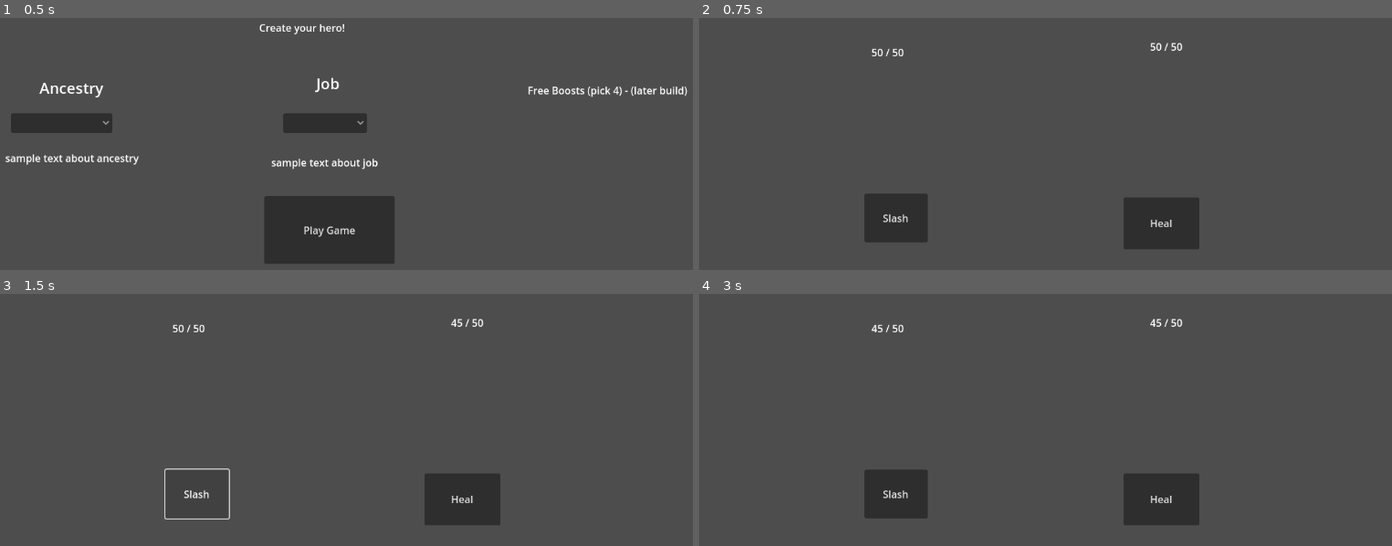
Above: before the commit, frames 1-4 (two rows, left to right).
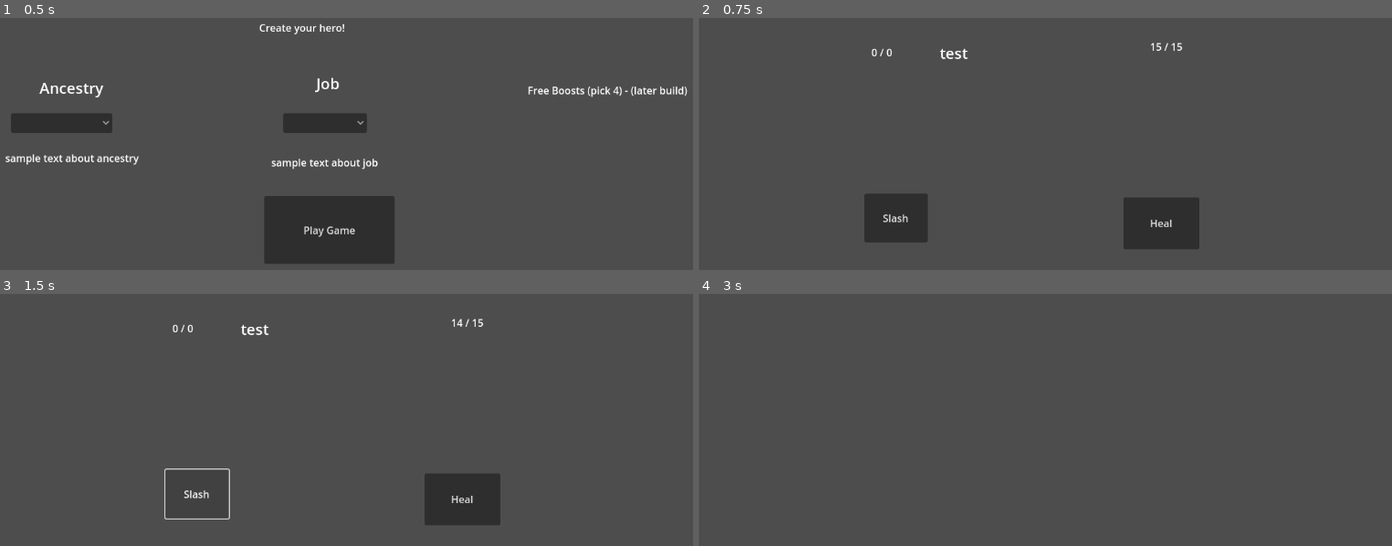
Above: after the commit, the same moments.

Repository: CawsualCrow/Capstone
Game: Godot game, scene res://Scenes/main.tscn
The game is run twice, just before and just after one commit, with the same random seed, the same clock (stepped at 60 frames per second) and the same inputs.
Inputs:
- Up to frame 1 (0.5 s): no input
- Up to frame 2 (0.75 s): click "Play Game" at 0.5 s
- Up to frame 3 (1.5 s): click "Slash" at 1.25 s
- Up to frame 4 (3 s): tap Enter at 2.75 s

Frame 1 is identical in both runs. In frame 2, 0.2% of the frame differs, in the area x 24-70%, y 9-17%; in frame 3, 0.2%; in frame 4, 4.1%, in the area x 23-73%, y 9-92%.

Commit message:
sleepy
fighty work good now

Diff:
--- a/samplecombatloop - Copy/Scenes/main.tscn
+++ b/samplecombatloop - Copy/Scenes/main.tscn
@@ -18,13 +18,11 @@
 
 [node name="Player_Character" parent="." instance=ExtResource("2_bo1nx")]
 is_player = true
-cur_health = 50
-max_health = 50
 combat_actions = Array[ExtResource("3_21xkr")]([ExtResource("4_6bp64"), ExtResource("5_344ge"), ExtResource("6_ynf5e")])
 
 [node name="AI_Character" parent="." instance=ExtResource("2_bo1nx")]
-cur_health = 50
-max_health = 50
+cur_health = 15
+max_health = 15
 combat_actions = Array[ExtResource("3_21xkr")]([ExtResource("4_6bp64"), ExtResource("5_344ge"), ExtResource("6_ynf5e")])
 
 [node name="HUD" type="CanvasLayer" parent="."]
@@ -59,7 +57,16 @@
 offset_bottom = 188.0
 script = ExtResource("8_344ge")
 
+[node name="Text_Output" type="Label" parent="HUD"]
+offset_left = 412.0
+offset_top = 170.0
+offset_right = 683.0
+offset_bottom = 260.0
+theme_override_font_sizes/font_size = 24
+text = "test"
+
 [node name="Character Creator" type="CanvasLayer" parent="."]
+visible = false
 
 [node name="CC_Title" type="Label" parent="Character Creator"]
 offset_left = 441.0
@@ -138,8 +145,51 @@
 offset_bottom = 520.0
 text = "Play Game"
 
+[node name="Level_Up_Screen" type="CanvasLayer" parent="."]
+visible = false
+
+[node name="LevelUpTitle" type="Label" parent="Level_Up_Screen"]
+offset_left = 427.0
+offset_top = 147.0
+offset_right = 695.0
+offset_bottom = 189.0
+theme_override_font_sizes/font_size = 30
+text = "You gained a level!"
+
+[node name="Label" type="Label" parent="Level_Up_Screen"]
+offset_left = 289.0
+offset_top = 269.0
+offset_right = 832.0
+offset_bottom = 338.0
+theme_override_font_sizes/font_size = 24
+text = "Choose an Ability Modifier to increase:"
+
+[node name="Finish_Level_Up" type="Button" parent="Level_Up_Screen"]
+offset_left = 472.0
+offset_top = 510.0
+offset_right = 688.0
+offset_bottom = 599.0
+theme_override_font_sizes/font_size = 24
+text = "Next Combat!"
+
+[node name="Stat_boost" type="OptionButton" parent="Level_Up_Screen"]
+offset_left = 290.0
+offset_top = 302.0
+offset_right = 439.0
+offset_bottom = 361.0
+item_count = 4
+popup/item_0/text = "Strength"
+popup/item_0/id = 0
+popup/item_1/text = "Dexterity"
+popup/item_1/id = 1
+popup/item_2/text = "Constitution"
+popup/item_2/id = 2
+popup/item_3/text = "Intelligence"
+popup/item_3/id = 3
+
 [connection signal="health_change" from="Player_Character" to="." method="_on_player_character_health_change"]
 [connection signal="health_depleted" from="Player_Character" to="." method="_on_player_character_health_depleted"]
+[connection signal="leveled_up" from="Player_Character" to="." method="_on_player_character_leveled_up"]
 [connection signal="health_change" from="AI_Character" to="." method="_on_ai_character_health_change"]
 [connection signal="health_depleted" from="AI_Character" to="." method="_on_ai_character_health_depleted"]
 [connection signal="pressed" from="HUD/Slash" to="." method="_on_slash_pressed"]
@@ -147,3 +197,6 @@
 [connection signal="item_selected" from="Character Creator/Ancestry_Selection" to="Player_Character" method="_on_ancestry_selection_item_selected"]
 [connection signal="item_selected" from="Character Creator/Job_Selection" to="Player_Character" method="_on_job_selection_item_selected"]
 [connection signal="pressed" from="Character Creator/Start_Game" to="." method="_on_start_game_pressed"]
+[connection signal="pressed" from="Level_Up_Screen/Finish_Level_Up" to="." method="_on_finish_level_up_pressed"]
+[connection signal="pressed" from="Level_Up_Screen/Finish_Level_Up" to="Player_Character" method="_on_finish_level_up_pressed"]
+[connection signal="item_selected" from="Level_Up_Screen/Stat_boost" to="Player_Character" method="_on_option_button_item_selected"]
--- a/samplecombatloop - Copy/Scripts/character.gd
+++ b/samplecombatloop - Copy/Scripts/character.gd
@@ -8,20 +8,25 @@
 signal OnHeal (health: int)
 signal health_change
 signal health_depleted
+signal leveled_up
 
 @export var is_player : bool
 
 # @export var ancestry : Ancestry
 # @export var job : Job
 
-@export var strength_bonus : int
-@export var intelligence_bonus : int
-@export var constitution_bonus : int
+var ancestry : int # 0 = human, 1 = dwarf, 2 = elf
+var job : int # 0 = fighter, 1 = rogue, 2 = mage
 
-@export var cur_health : int
+@export var strength_bonus : int # increase damage
+@export var dexterity_bonus : int # increase ac
+@export var constitution_bonus : int # increase health
+@export var intelligence_bonus : int # increase heal
+
+@export var cur_health : int # cur / max
 @export var max_health : int
 
-# @export var armor_class : int
+@export var armor_class : int # determine if hit
 
 @export var combat_actions : Array[CombatAction]
 
@@ -58,7 +63,6 @@
 		health_depleted.emit()
 
 
-
 func heal (amount : int):
 	cur_health += amount
 	if (cur_health >= max_health):
@@ -66,10 +70,16 @@
 	health_change.emit()
 
 func cast_combat_action (action : CombatAction, opponent : Character):
+	var dmg = randi_range(1, 8) # doubles as heal value
+
 	if (action.heal_amount > 0):
-		heal(action.heal_amount + intelligence_bonus)
+		action.heal_amount = (dmg + intelligence_bonus)
+		heal(action.heal_amount)
+		print("Heal for %s points! (roll %s + %s)" % [str(action.heal_amount), str(dmg), str(intelligence_bonus)])
 	if (action.melee_damage > 0):
-		opponent.take_damage(action.melee_damage + strength_bonus)
+		action.melee_damage = (dmg + strength_bonus)
+		opponent.take_damage(action.melee_damage)
+		print("Take %s damage! (roll %s + %s)" % [str(action.melee_damage), str(dmg), str(strength_bonus)])
 
 func _play_audio (steam : AudioStream):
 	pass
@@ -78,27 +88,74 @@
 
 func _on_ancestry_selection_item_selected(index: int) -> void:
 	# Ancestry Bonuses
-	if (index == 0):
+	if(!is_player):
 		pass
-		# human, no bonus for now
-	elif (index == 1):
-		# dwarf
-		strength_bonus += 5
 	else:
-		# elf
-		intelligence_bonus += 5
+		ancestry = index
+		if (index == 0): # HUMAN
+			cur_health += 8
+			max_health += 8
+			# add modifier bonuses later
+		elif (index == 1): # DWARF
+			strength_bonus += 1
+			constitution_bonus += 1
+			cur_health += 10
+			max_health += 10
+		else: # ELF
+			dexterity_bonus += 1
+			intelligence_bonus += 1
+			cur_health += 6
+			max_health += 6
 
 
 func _on_job_selection_item_selected(index: int) -> void:
 	# Job Bonuses
-	if (index == 0):
-		max_health += 5
-		cur_health += 5
-		# fighter
-	elif (index == 1):
-		# rogue
-		strength_bonus += 5
+	if (!is_player):
+		pass
 	else:
-		# mage
-		strength_bonus -= 2
-		intelligence_bonus += 5
+		job = index
+		if (index == 0): # FIGHTER
+			max_health += (10 + constitution_bonus)
+			cur_health += (10 + constitution_bonus)
+			strength_bonus += 1
+		elif (index == 1): # ROGUE
+			cur_health += (8 + constitution_bonus)
+			max_health += (8 + constitution_bonus)
+			strength_bonus += 1
+		else: # MAGE
+			strength_bonus -= 1
+			intelligence_bonus += 1
+			cur_health += (6 + constitution_bonus)
+			max_health += (6 + constitution_bonus)
+
+
+
+func _on_option_button_item_selected(index: int) -> void:
+	# Ability Modifier Increase
+	if (!is_player):
+		pass
+	else:
+		if (index == 0): # STRENGTH
+			strength_bonus += 1
+		elif (index == 1): # DEXTERITY
+			dexterity_bonus += 1
+		elif (index == 2): # CONSTITUTION
+			constitution_bonus += 1
+		else: # INTELLIGENCE
+			intelligence_bonus += 1
+
+
+func _on_finish_level_up_pressed() -> void:
+	if (!is_player):
+		pass
+	else:
+		if (job == 0): # FIGHTER
+			cur_health += (10 + constitution_bonus)
+			max_health += (10 + constitution_bonus)
+		elif (job == 1): # ROGUE
+			cur_health += (8 + constitution_bonus)
+			max_health += (8 + constitution_bonus)
+		else: # MAGE
+			cur_health += (6 + constitution_bonus)
+			max_health += (6 + constitution_bonus)
+		leveled_up.emit()
--- a/samplecombatloop - Copy/Scripts/game_manager.gd
+++ b/samplecombatloop - Copy/Scripts/game_manager.gd
@@ -14,21 +14,16 @@
 
 # add end of game upon true
 var game_over : bool = false
+var combat_over : bool = false
 
 func _ready():
 	$"Character Creator".show()
 	$HUD.hide()
+	$Level_Up_Screen.hide()
 
 
 func next_turn ():
-	if game_over:
-		if ($Player_Character.cur_health <= 0):
-			print("You Lose! Game Over!")
-		elif ($AI_Character.cur_health <= 0):
-			print("You win!")
-	# add game logic end
-
-	if current_character != null:
+	if current_character != null: # swapping between characters
 		current_character.end_turn()
 
 	if current_character == ai_character or current_character == null:
@@ -38,28 +33,37 @@
 
 	current_character.begin_turn()
 
-	if current_character.is_player:
+	if current_character.is_player: # Take player turn
 		$HUD.reveal_hud()
 		# enable and set player ui
 
-	else:
+	elif ($AI_Character.cur_health > 0): # AI is still alive
 		# disable player ui
 		$HUD.hide_hud()
-		var wait_time = randf_range(0.5, 1.5)
+		var wait_time = randf_range(0.5, 1.5) # wait time for ai turn
 		await get_tree().create_timer(wait_time).timeout
 
-		var action_to_cast = ai_decide_combat_action()
+		var action_to_cast = ai_decide_combat_action() # ai choice of action
 		ai_character.cast_combat_action(action_to_cast, player_character)
 
-		await get_tree().create_timer(0.5).timeout
-		next_turn()
+		await get_tree().create_timer(0.5).timeout # wait time for ai action
 
-func end_combat ():
+		if ($Player_Character.cur_health <= 0): # check if player dead
+			end_combat() # combat ends if player dead
+		else:
+			next_turn() # combat continues otherwise
+
+	else: # ai is defeated
+		end_combat()
+
+
+func end_combat (): # handles player or ai death
 	$HUD.hide()
 	if ($Player_Character.cur_health <= 0):
 		print("You Lose!")
 	elif ($AI_Character.cur_health <= 0):
 		print("You win!")
+		$Level_Up_Screen.show()
 
 func player_cast_combat_action (action : CombatAction):
 	if player_character != current_character:
@@ -95,14 +99,34 @@
 
 func _on_player_character_health_change():
 	$HUD/Player_Health.text = str($Player_Character.cur_health) + " / " + str($Player_Character.max_health)
-	# print("player damage hud is being called")
-
 
 func _on_ai_character_health_change() -> void:
 	$HUD/AI_Health.text = str($AI_Character.cur_health) + " / " + str($AI_Character.max_health)
-
 
 func _on_player_character_health_depleted() -> void:
 	game_over = true
 func _on_ai_character_health_depleted() -> void:
 	game_over = true
+
+#func _on_finish_level_up_pressed() -> void:
+	#$AI_Character.max_health += 10
+	#$AI_Character.cur_health = $AI_Character.max_health
+	#$AI_Character.strength_bonus += 2
+	#$Level_Up_Screen.hide()
+	#$HUD.show()
+	#$HUD/Player_Health.text = str($Player_Character.cur_health) + " / " + str($Player_Character.max_health)
+	#$HUD/AI_Health.text = str($AI_Character.cur_health) + " / " + str($AI_Character.max_health)
+	#
+	#next_turn()
+
+
+func _on_player_character_leveled_up() -> void:
+	$AI_Character.max_health += 10
+	$AI_Character.cur_health = $AI_Character.max_health
+	$AI_Character.strength_bonus += 2
+	$Level_Up_Screen.hide()
+	$HUD.show()
+	$HUD/Player_Health.text = str($Player_Character.cur_health) + " / " + str($Player_Character.max_health)
+	$HUD/AI_Health.text = str($AI_Character.cur_health) + " / " + str($AI_Character.max_health)
+
+	next_turn()
